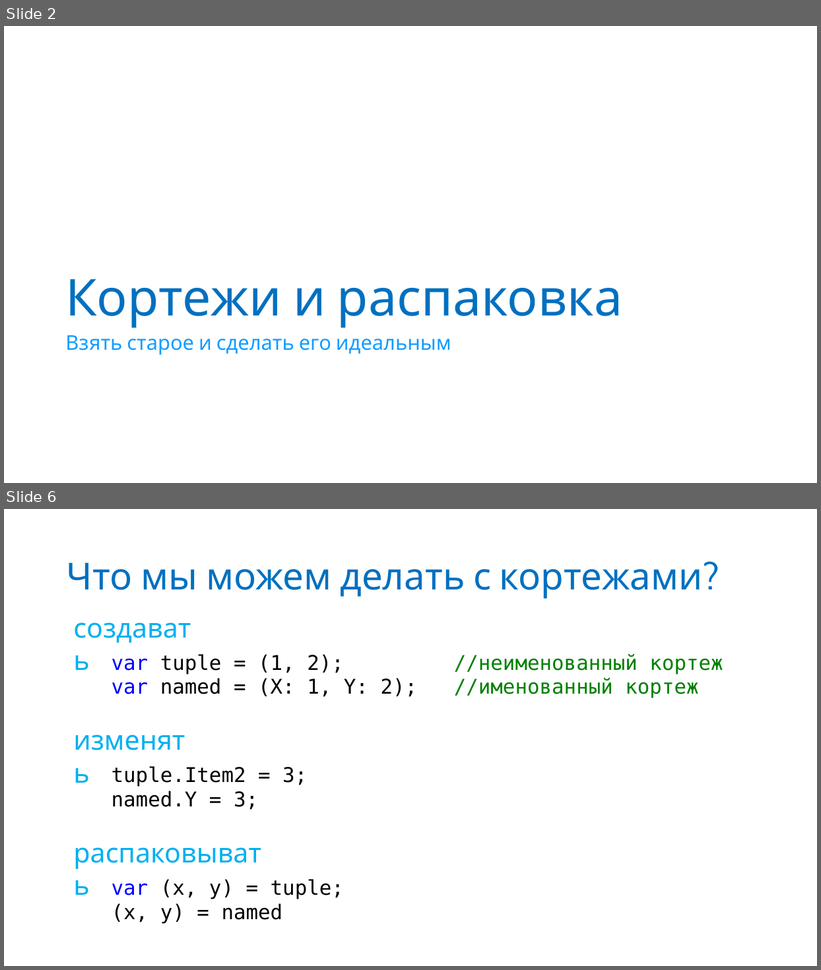
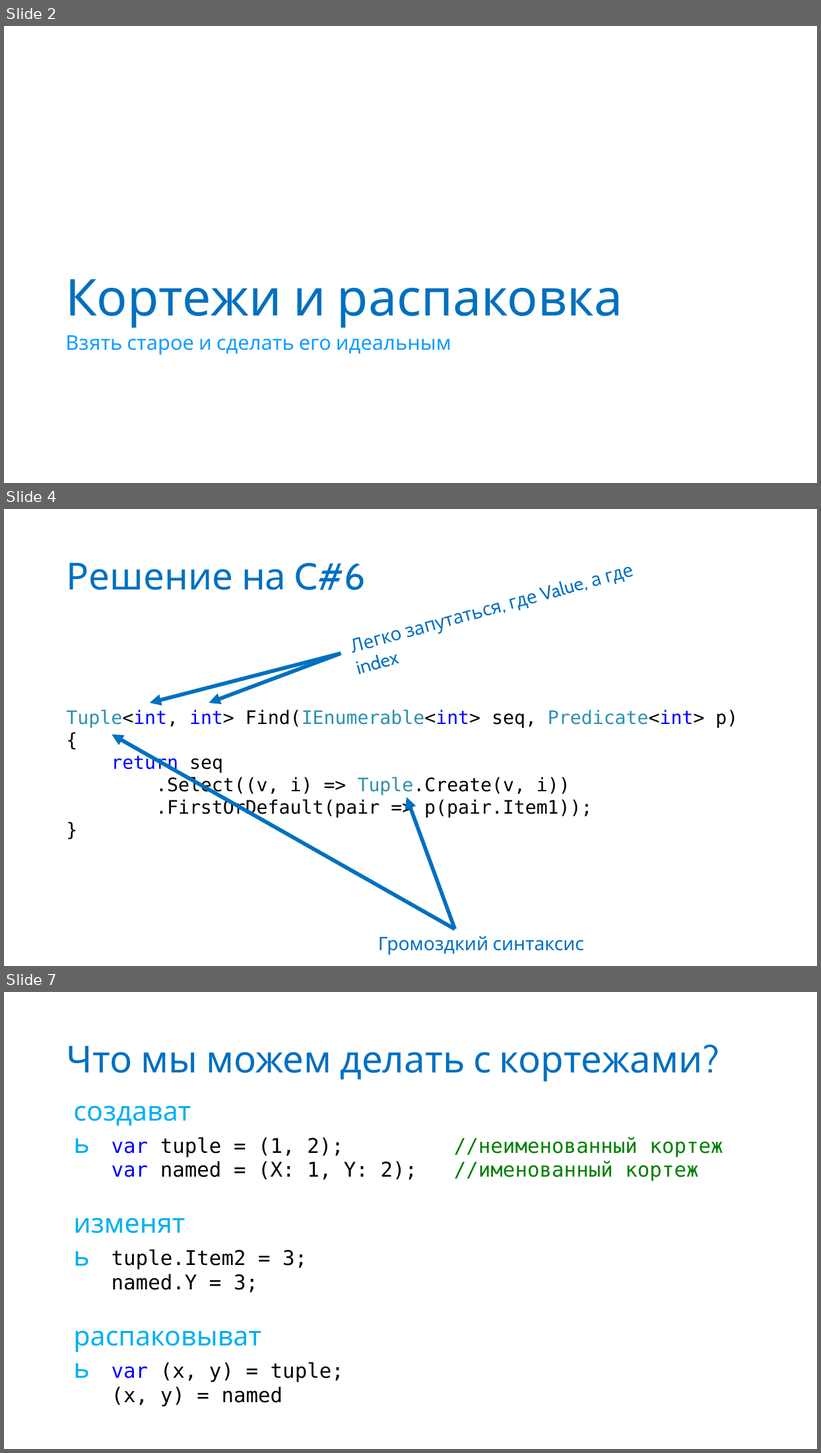
Before and after one commit to anaym/FC-CS7, a slide deck: CS7.pptx. Shown one above the other, each under a label of ours: slides 2 and 6 before the commit, slides 2, 4 and 7 after it; the slides between them are not shown. The pictures are 821x970 and 821x1453 pixels, drawn with LibreOffice and Linux fonts; fonts in the diff are those of the drawing. Boxes give left, top, right and bottom in pixels: in the first picture for what was removed or moved away, otherwise in the second. Text is boxed around its words. In the diff, an @@ line names an element or a change of style, - is before the commit and + after.

```diff
--- a/CS7.pptx
+++ b/CS7.pptx
@@ slide 4 added at [4, 509, 817, 966], background #FFFFFF @@
@@ title added at [67, 562, 366, 590], 44 pt, text #0070C0 @@
+Решение на C#6
@@ text added at [510, 581, 585, 611], 22 pt, text #0070C0 @@
+Легко запутаться, где Value, а где index
@@ arrow added from (341, 654) to (150, 703), #0070C0 4.5 pt @@
@@ arrow added from (341, 654) to (209, 703), #0070C0 4.5 pt @@
@@ text added at [66, 710, 738, 818], 22 pt, text #000000 @@
+Tuple<int, int> Find(IEnumerable<int> seq, Predicate<int> p)
+{
+return seq
+.Select((v, i) => Tuple.Create(v, i))
+.FirstOrDefault(pair => p(pair.Item1));
+}
@@ arrow added from (455, 929) to (112, 735), #0070C0 4.5 pt @@
@@ arrow added from (455, 929) to (407, 797), #0070C0 4.5 pt @@
@@ text added at [378, 936, 584, 955], 22 pt, text #0070C0 @@
+Громоздкий синтаксис
@@ what was slide 6 is now slide 7 @@
```
Also in this commit, not shown: 2 slides changed, 6 other slides added, 3 slides removed, 6 other files.
